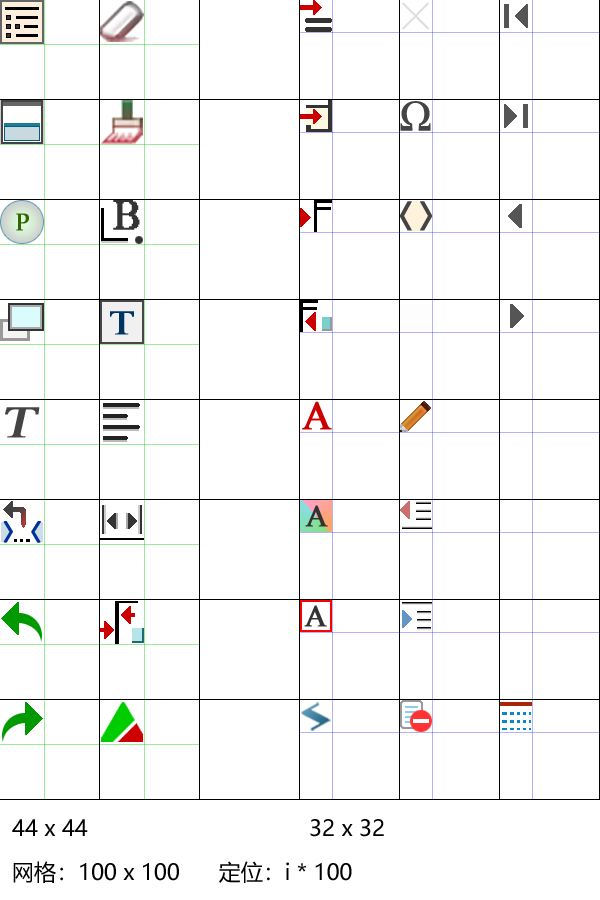
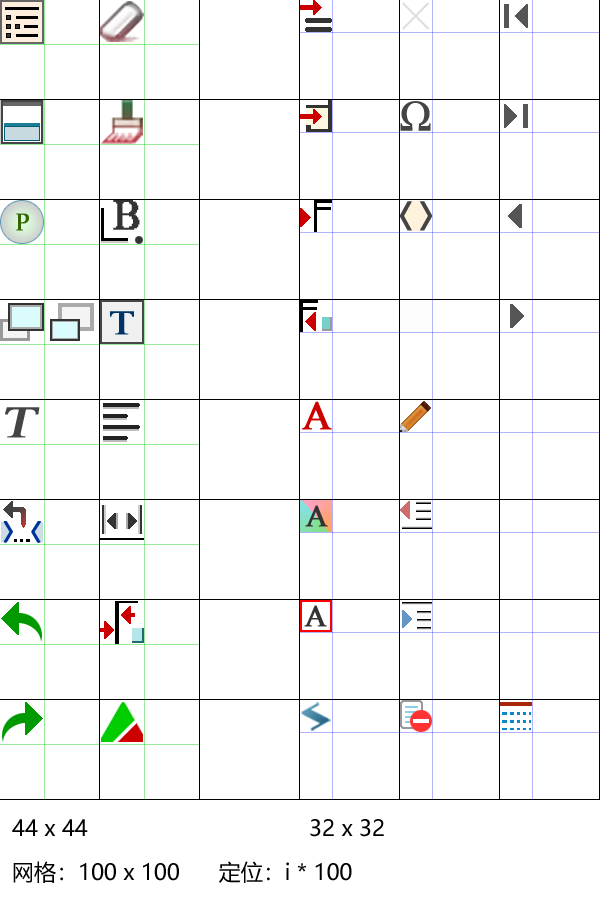
Revision of a layered 600 x 900 image; what changed, layer by layer:
added group "最大化 还原" with 4 layers in group "toolbar" over [50,303,94,341]
added layer "颜色填充 25 副本" in group "最大化 还原" over [52,321,78,339]
added layer "颜色填充 19 副本" in group "最大化 还原" over [50,319,80,341]
added layer "颜色填充 24 副本" in group "最大化 还原" over [60,305,92,329]
added layer "颜色填充 20 副本" in group "最大化 还原" over [58,303,94,331]
